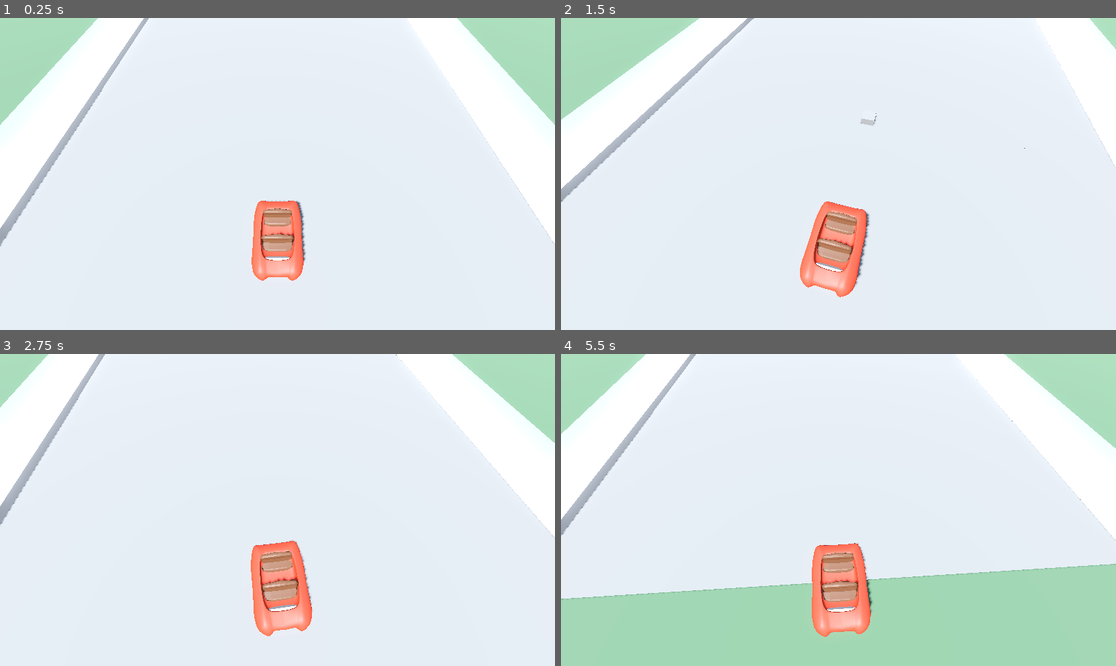
Above: before the commit, frames 1-4 (two rows, left to right).
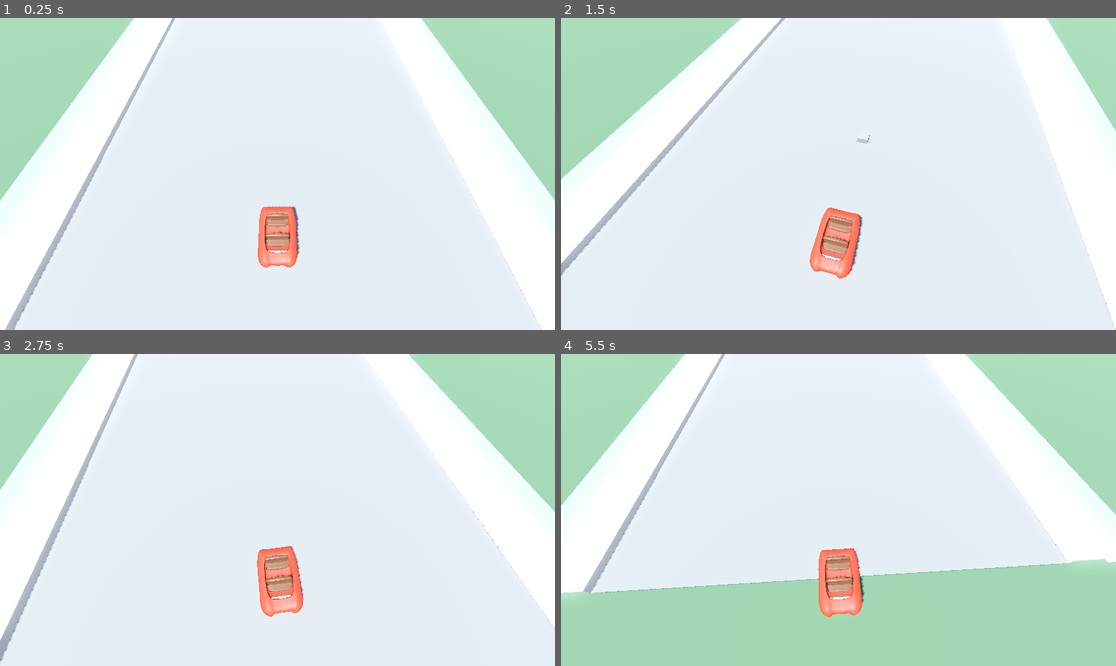
Above: after the commit, the same moments.

Repository: andyman/laughtrack
Game: Godot game, scene res://scenes/clown_stacking_work_area.tscn
The game is run twice, just before and just after one commit, with the same random seed, the same clock (stepped at 60 frames per second) and the same inputs. This scene is started directly instead of the project's main scene.
Inputs (mouse positions are in pixels of both pictures, inside the frame that each line leads up to):
- Up to frame 1 (0.25 s): no input
- Up to frame 2 (1.5 s): move the mouse to (866, 174) at 0.52 s; hold W (accelerate) from 0.53 s (still down); click (866, 174) at 0.6 s; move the mouse to (810, 174) at 1.27 s; click (810, 174) at 1.35 s
- Up to frame 3 (2.75 s): keep holding W (accelerate); move the mouse to (288, 503) at 2.02 s; click (288, 503) at 2.1 s
- Up to frame 4 (5.5 s): keep holding W (accelerate); move the mouse to (832, 516) at 2.77 s; click (832, 516) at 2.85 s; move the mouse to (877, 513) at 3.52 s; click (877, 513) at 3.6 s; move the mouse to (794, 506) at 4.27 s; click (794, 506) at 4.35 s; move the mouse to (844, 510) at 5.02 s; click (844, 510) at 5.1 s

The runs differ from the first frame. In frame 1, 14% of the frame differs, in the area x 0-100%, y 0-100%; in frame 2, 11%; in frame 3, 12%; in frame 4, 13%.

Commit message:
More clown stacking

Diff:
--- a/prefabs/follow_cam.tscn
+++ b/prefabs/follow_cam.tscn
@@ -7,5 +7,5 @@
 follow_smoothing_lerp = Vector3(20, 5, 20)
 
 [node name="Camera3D" type="Camera3D" parent="."]
-transform = Transform3D(-1, 5.32907e-15, 8.74227e-08, 4.36757e-08, 0.866261, 0.499592, -7.57309e-08, 0.499592, -0.866261, 0.001, 7.5, -7.5)
+transform = Transform3D(-1, 5.32907e-15, 8.74227e-08, 4.36757e-08, 0.866261, 0.499592, -7.57309e-08, 0.499592, -0.866261, 0.001, 10, -10)
 far = 1000.0
--- a/scenes/clown.tscn
+++ b/scenes/clown.tscn
@@ -1,8 +1,10 @@
-[gd_scene load_steps=19 format=3 uid="uid://qj41nisi3cwa"]
+[gd_scene load_steps=22 format=3 uid="uid://qj41nisi3cwa"]
 
 [ext_resource type="Script" path="res://scripts/clown.gd" id="1_itpst"]
 [ext_resource type="PackedScene" uid="uid://bs4d23cmbkc4m" path="res://artwork/clowns/clown.glb" id="2_qsujj"]
 [ext_resource type="Script" path="res://scripts/silly_joint.gd" id="3_aote5"]
+[ext_resource type="Material" uid="uid://donc5sg7ppb64" path="res://artwork/clowns/clown_material.tres" id="3_w0lb5"]
+[ext_resource type="Texture2D" uid="uid://bxkkhq7l24ket" path="res://artwork/clowns/CLOWN_FACE_TXTR_CLR.png" id="5_jlyh5"]
 
 [sub_resource type="CapsuleShape3D" id="CapsuleShape3D_210qw"]
 
@@ -13,6 +15,9 @@
 
 [sub_resource type="SphereMesh" id="SphereMesh_xmeul"]
 
+[sub_resource type="StandardMaterial3D" id="StandardMaterial3D_kdap5"]
+albedo_texture = ExtResource("5_jlyh5")
+
 [sub_resource type="ConvexPolygonShape3D" id="ConvexPolygonShape3D_bcdyi"]
 points = PackedVector3Array(0.268182, -0.206468, -0.181185, 0.323414, -0.105992, -0.169135, 0.348141, -0.150038, -0.091 …(474 unchanged characters)…
 
@@ -46,7 +51,7 @@
 [sub_resource type="ConvexPolygonShape3D" id="ConvexPolygonShape3D_hwc3f"]
 points = PackedVector3Array(0.148374, -2.90424e-05, -3.70145e-05, 0.10489, -0.104919, -3.70145e-05, 0.0856315, -0.08568 …(1558 unchanged characters)…
 
-[node name="Clown" type="RigidBody3D" node_paths=PackedStringArray("trigger_area")]
+[node name="Clown" type="RigidBody3D" node_paths=PackedStringArray("trigger_area", "head_gear", "neck_accessories")]
 collision_layer = 8
 collision_mask = 15
 mass = 0.01
@@ -55,6 +60,8 @@
 contact_monitor = true
 script = ExtResource("1_itpst")
 trigger_area = NodePath("Area3D")
+head_gear = [NodePath("LAUGH_TRACK_CLOWN_5/0_BODY_001/CLOWN_HEAD/4_HAT_BOWLER"), NodePath("LAUGH_TRACK_CLOWN_5/0_BODY_001/CLOWN_HEAD/4_HAT_CONE"), NodePath("LAUGH_TRACK_CLOWN_5/0_BODY_001/CLOWN_HEAD/5_HAIR_1"), NodePath("LAUGH_TRACK_CLOWN_5/0_BODY_001/CLOWN_HEAD/5_HAIR_2"), NodePath("LAUGH_TRACK_CLOWN_5/0_BODY_001/CLOWN_HEAD/5_HAIR_2_001")]
+neck_accessories = [NodePath("LAUGH_TRACK_CLOWN_5/0_BODY_001/0_BOWTIE"), NodePath("LAUGH_TRACK_CLOWN_5/0_BODY_001/0_NECK TIE"), NodePath("LAUGH_TRACK_CLOWN_5/0_BODY_001/0_NECK_RUFFLE")]
 pedestrian_mask = 2
 flying_mask = 0
 fired_mask = 15
@@ -83,18 +90,33 @@
 [node name="LAUGH_TRACK_CLOWN_5" parent="." instance=ExtResource("2_qsujj")]
 transform = Transform3D(1, 0, 0, 0, 1, 0, 0, 0, 1, 0, 0.965227, 0)
 
+[node name="0_BODY_001" parent="LAUGH_TRACK_CLOWN_5" index="0"]
+material_override = ExtResource("3_w0lb5")
+
+[node name="0_BOWTIE" parent="LAUGH_TRACK_CLOWN_5/0_BODY_001" index="0"]
+visible = false
+
+[node name="0_NECK TIE" parent="LAUGH_TRACK_CLOWN_5/0_BODY_001" index="1"]
+visible = false
+
+[node name="0_NECK_RUFFLE" parent="LAUGH_TRACK_CLOWN_5/0_BODY_001" index="2"]
+visible = false
+
 [node name="1_ARM_R_001" parent="LAUGH_TRACK_CLOWN_5/0_BODY_001" index="3" node_paths=PackedStringArray("physics_counterpart", "clown_root")]
+material_override = ExtResource("3_w0lb5")
 script = ExtResource("3_aote5")
 physics_counterpart = NodePath("../../../CollisionShape3D3")
 clown_root = NodePath("../../..")
 
 [node name="1_FOREARM_L__001" parent="LAUGH_TRACK_CLOWN_5/0_BODY_001/1_ARM_R_001" index="0" node_paths=PackedStringArray("physics_counterpart", "clown_root")]
 transform = Transform3D(1, 0, 0, 0, 1, 0, 0, 0, 1, 0.239234, -0.0901225, -0.0917315)
+material_override = ExtResource("3_w0lb5")
 script = ExtResource("3_aote5")
 physics_counterpart = NodePath("../../../../CollisionShape3D2")
 clown_root = NodePath("../../../..")
 
 [node name="1_LEG_R_001" parent="LAUGH_TRACK_CLOWN_5/0_BODY_001" index="4" node_paths=PackedStringArray("physics_counterpart", "clown_root")]
+material_override = ExtResource("3_w0lb5")
 script = ExtResource("3_aote5")
 physics_counterpart = NodePath("../../../CollisionShape3D6")
 clown_root = NodePath("../../..")
@@ -110,16 +132,19 @@
 clown_root = NodePath("../../../../..")
 
 [node name="2_ARM_L_001" parent="LAUGH_TRACK_CLOWN_5/0_BODY_001" index="5" node_paths=PackedStringArray("physics_counterpart", "clown_root")]
+material_override = ExtResource("3_w0lb5")
 script = ExtResource("3_aote5")
 physics_counterpart = NodePath("../../../CollisionShape3D8")
 clown_root = NodePath("../../..")
 
 [node name="2_FOREARM_L_001" parent="LAUGH_TRACK_CLOWN_5/0_BODY_001/2_ARM_L_001" index="0" node_paths=PackedStringArray("physics_counterpart", "clown_root")]
+material_override = ExtResource("3_w0lb5")
 script = ExtResource("3_aote5")
 physics_counterpart = NodePath("../../../../CollisionShape3D7")
 clown_root = NodePath("../../../..")
 
 [node name="2_LEG_L_001" parent="LAUGH_TRACK_CLOWN_5/0_BODY_001" index="6" node_paths=PackedStringArray("physics_counterpart", "clown_root")]
+material_override = ExtResource("3_w0lb5")
 script = ExtResource("3_aote5")
 physics_counterpart = NodePath("../../../CollisionShape3D11")
 clown_root = NodePath("../../..")
@@ -135,9 +160,25 @@
 clown_root = NodePath("../../../../..")
 
 [node name="CLOWN_HEAD" parent="LAUGH_TRACK_CLOWN_5/0_BODY_001" index="7" node_paths=PackedStringArray("physics_counterpart", "clown_root")]
+material_override = SubResource("StandardMaterial3D_kdap5")
 script = ExtResource("3_aote5")
 physics_counterpart = NodePath("../../../CollisionShape3D12")
 clown_root = NodePath("../../..")
+
+[node name="4_HAT_BOWLER" parent="LAUGH_TRACK_CLOWN_5/0_BODY_001/CLOWN_HEAD" index="0"]
+visible = false
+
+[node name="4_HAT_CONE" parent="LAUGH_TRACK_CLOWN_5/0_BODY_001/CLOWN_HEAD" index="1"]
+visible = false
+
+[node name="5_HAIR_1" parent="LAUGH_TRACK_CLOWN_5/0_BODY_001/CLOWN_HEAD" index="2"]
+visible = false
+
+[node name="5_HAIR_2" parent="LAUGH_TRACK_CLOWN_5/0_BODY_001/CLOWN_HEAD" index="3"]
+visible = false
+
+[node name="5_HAIR_2_001" parent="LAUGH_TRACK_CLOWN_5/0_BODY_001/CLOWN_HEAD" index="4"]
+visible = false
 
 [node name="CollisionShape3D2" type="CollisionShape3D" parent="."]
 transform = Transform3D(1, 0, 0, 0, 1, 0, 0, 0, 1, 0.386591, 0.445151, 0.0593215)
--- a/scripts/clown.gd
+++ b/scripts/clown.gd
@@ -15,6 +15,9 @@
 @export var state : ClownState = ClownState.PEDESTRIAN
 @export var trigger_area : Area3D
 @export var clinging_onto : Node3D = null
+
+@export var head_gear : Array[Node3D] = []
+@export var neck_accessories : Array[Node3D] = []
 
 @export_flags_3d_physics var pedestrian_mask
 @export_flags_3d_physics var flying_mask
@@ -37,7 +40,12 @@
 
 # Called when the node enters the scene tree for the first time.
 func _ready():
+	_randomize_accessories()
 	_update_layers()
+
+func _randomize_accessories():
+	head_gear.pick_random().visible = true
+	neck_accessories.pick_random().visible = true
 
 # Called every frame. 'delta' is the elapsed time since the previous frame.
 func _process(delta):
@@ -47,19 +55,26 @@
 		ClownState.CLINGING:
 			_cling()
 
+
 func _cling():
 	if (state == ClownState.CLINGING && clinging_onto != null):
 		global_position = clinging_onto.global_position
 		global_rotation = clinging_onto.global_rotation
 
 func _process_physics(delta):
-	if (state == ClownState.CLINGING):
-		_cling()
+	#if (state == ClownState.CLINGING):
+		#var v : Vector3 = linear_velocity
+		#var diff : Vector3 = clinging_onto.global_position - global_position
+		#var target_v :Vector3 = diff / delta
+		#var v_diff = target_v - v
+		#apply_central_impulse(v_diff * mass)
+	_cling()
 
 
 func _integrate_physics(s):
 	if (state == ClownState.CLINGING):
 		_cling()
+		pass
 
 func _process_flying(delta):
 	if (state != ClownState.FLYING):
@@ -124,7 +139,7 @@
 		_cling_onto(body)
 
 
-	elif (layer == 8):
+	if (layer == 8):
 		var otherClown = body as Clown
 		if (otherClown.state == ClownState.CLINGING):
 			print("** Cling onto clinging clown: ", body.name)
@@ -134,7 +149,7 @@
 			print("skipping other clown since it is not clinging")
 
 	# ground
-	elif layer == 1:
+	if layer == 1:
 		print("* ground hit: ", body.name)
 		state = ClownState.DEAD
 		_delayed_death()
@@ -147,7 +162,7 @@
 	var anchor : Node3D = Node3D.new()
 	body.add_child(anchor)
 
-	anchor.global_position = global_position.lerp(body.global_position, 0.25)
+	anchor.global_position = global_position.lerp(body.global_position, 0.5)
 
 	anchor.global_rotation = global_rotation
 
--- a/scripts/sphere_car.gd
+++ b/scripts/sphere_car.gd
@@ -16,6 +16,8 @@
 var speed_input = 0
 var turn_input = 0
 var enable_ray = false
+
+static var instance : SphereCar
 
 @onready var car_mesh = $clowncar
 @export var body_mesh : Node3D
